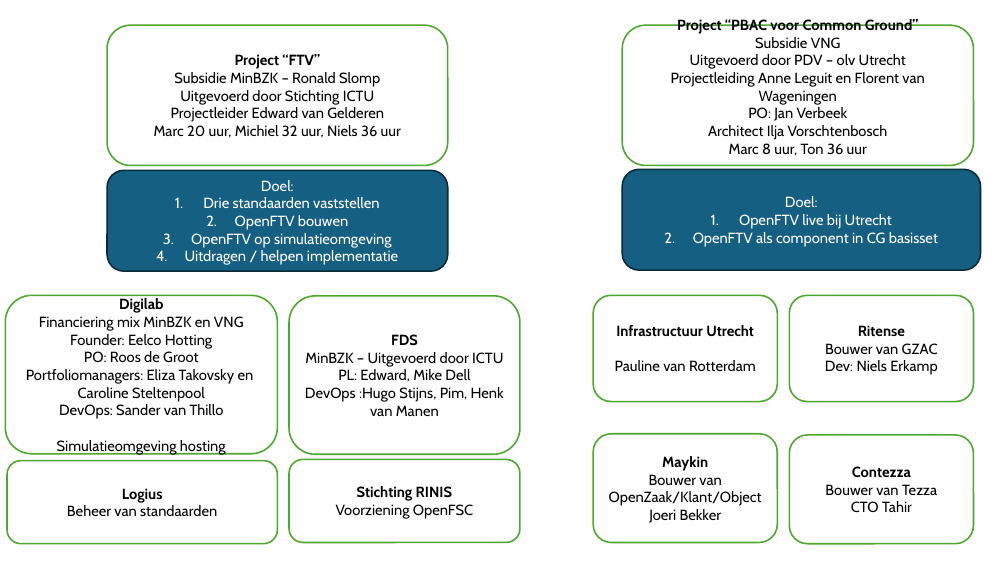
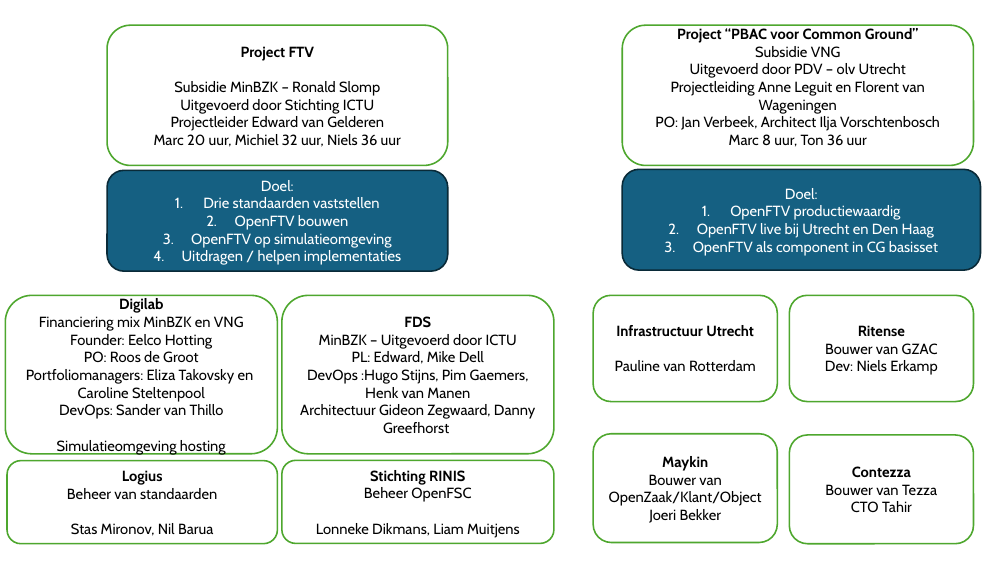
Before and after one commit to VNG-Realisatie/ftv, a slide deck: slide 1 of static/documents/Projectomgeving FTV.pptx. Drawn at 1008x567 pixels with LibreOffice and Linux fonts; fonts in the diff are those of the drawing. Boxes give left, top, right and bottom in pixels: in the first picture for what was removed or moved away, otherwise in the second. Text is boxed around its words. In the diff, an @@ line names an element or a change of style, - is before the commit and + after.

Commit message:
Meer namen op de projectcontext

```diff
--- a/static/documents/Projectomgeving FTV.pptx
+++ b/static/documents/Projectomgeving FTV.pptx
@@ text in rounded rectangle at (241,46,315,61): text changed @@
-Project “FTV”
+Project FTV
@@ text in rounded rectangle at (655,116,940,131): text changed @@
-PO: Jan Verbeek
-Architect Ilja Vorschtenbosch
+PO: Jan Verbeek, Architect Ilja Vorschtenbosch
@@ text in rounded rectangle at (697,205,934,238): text changed @@
-1. OpenFTV live bij Utrecht
+1. OpenFTV productiewaardig
+2. OpenFTV live bij Utrecht en Den Haag
@@ text in rounded rectangle at (182,250,401,265): text changed @@
-4. Uitdragen / helpen implementatie
+4. Uitdragen / helpen implementaties
@@ rounded rectangle "FDS": place and size @@
-rounded rectangle "FDS" at (289,296,520,454)
+rounded rectangle "FDS" at (282,296,554,454)
@@ text in rounded rectangle at (300,369,535,433): text changed @@
-DevOps :Hugo Stijns, Pim, Henk van Manen
+DevOps :Hugo Stijns, Pim Gaemers, Henk van Manen
+Architectuur Gideon Zegwaard, Danny Greefhorst
@@ rounded rectangle "Stichting RINIS": place and size @@
-rounded rectangle "Stichting RINIS" at (289,460,520,543)
+rounded rectangle "Stichting RINIS" at (282,461,554,544)
@@ text in rounded rectangle at (316,487,520,538): text changed @@
-Voorziening OpenFSC
+Beheer OpenFSC
+Lonneke Dikmans, Liam Muitjens
@@ text in rounded rectangle at (71,523,213,536): paragraph added @@
+Stas Mironov, Nil Barua
```
Also in this commit, not shown: 1 other file.
